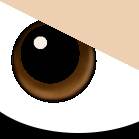
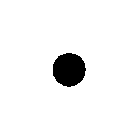
Comparing the layer stacks of the two 139×139 images. Changes:
showed group "Simple Surprised" (5 layers) over (0, 0, 139, 139)
painted on "pupil_surprised" over (53, 53, 86, 87)
hid group "Simple Sleepy" (5 layers) over (0, 0, 139, 139)
added layer "white_background" over (0, 0, 139, 139)
